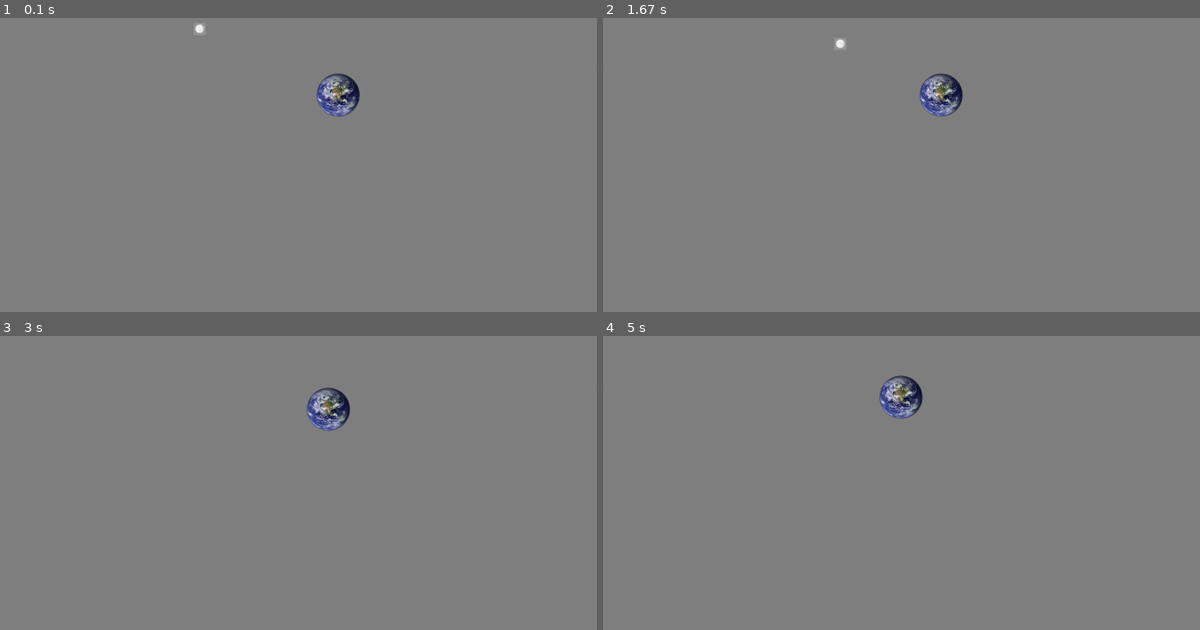
Above: before the commit, frames 1-4 (two rows, left to right).
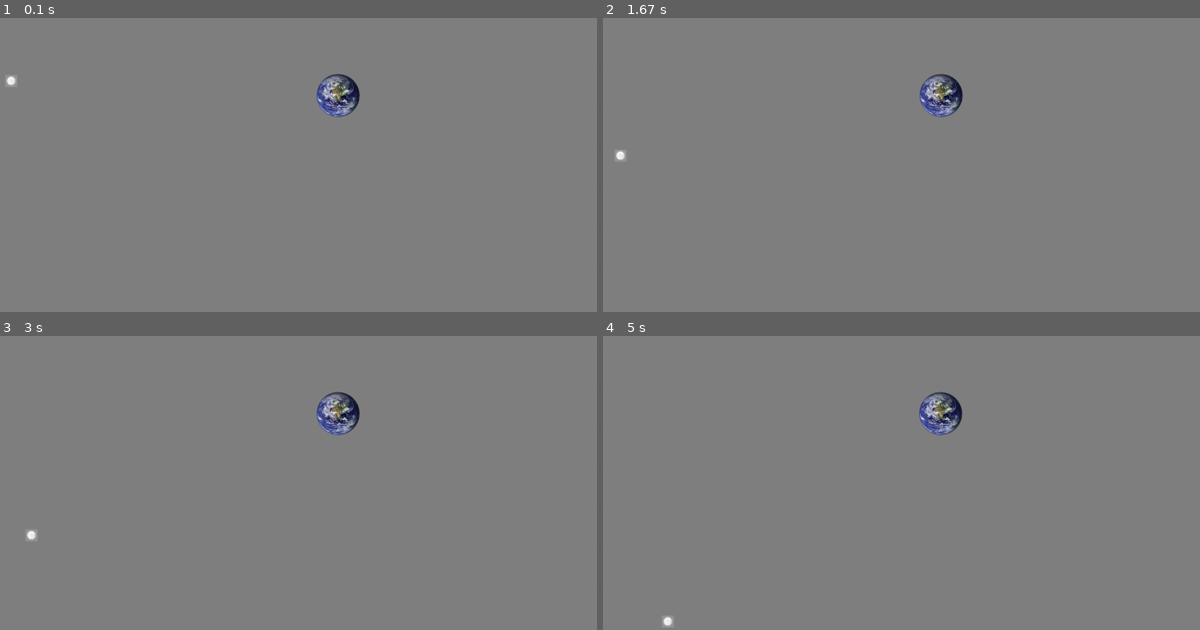
Above: after the commit, the same moments.

Repository: High-Performance-Games/pygame-demo
Game: pygame game, started from gravity_sim.py
The game is run twice, just before and just after one commit, with the same random seed, the same clock (stepped at 60 frames per second) and the same inputs.
Inputs:
- Up to frame 1 (0.1 s): no input
- Up to frame 2 (1.67 s): no input
- Up to frame 3 (3 s): no input
- Up to frame 4 (5 s): no input

The runs differ from the first frame. In frame 1, 0.3% of the frame differs, in the area x 0-60%, y 1-34%; in frame 2, 0.3%; in frame 3, 1.0%; in frame 4, 1.6%, in the area x 9-61%, y 13-100%.

Commit message:
More moon

Diff:
--- a/gravity_sim.py
+++ b/gravity_sim.py
@@ -28,8 +28,8 @@
 # Load image
 
 earth = Object('earth.png', (width/2, height/2), (100, 100), 0, earthMass)
-moon = Object('moon.png', (550, 400), (25, 25), 90, moonMass)
-
+moon = Object('moon.png', (width/10, height/2), (25, 25), 90, moonMass)
+moon.velocity = Vector2(0, 100)
 earth.active = True
 moon.active = True
 # Prepare loop condition
